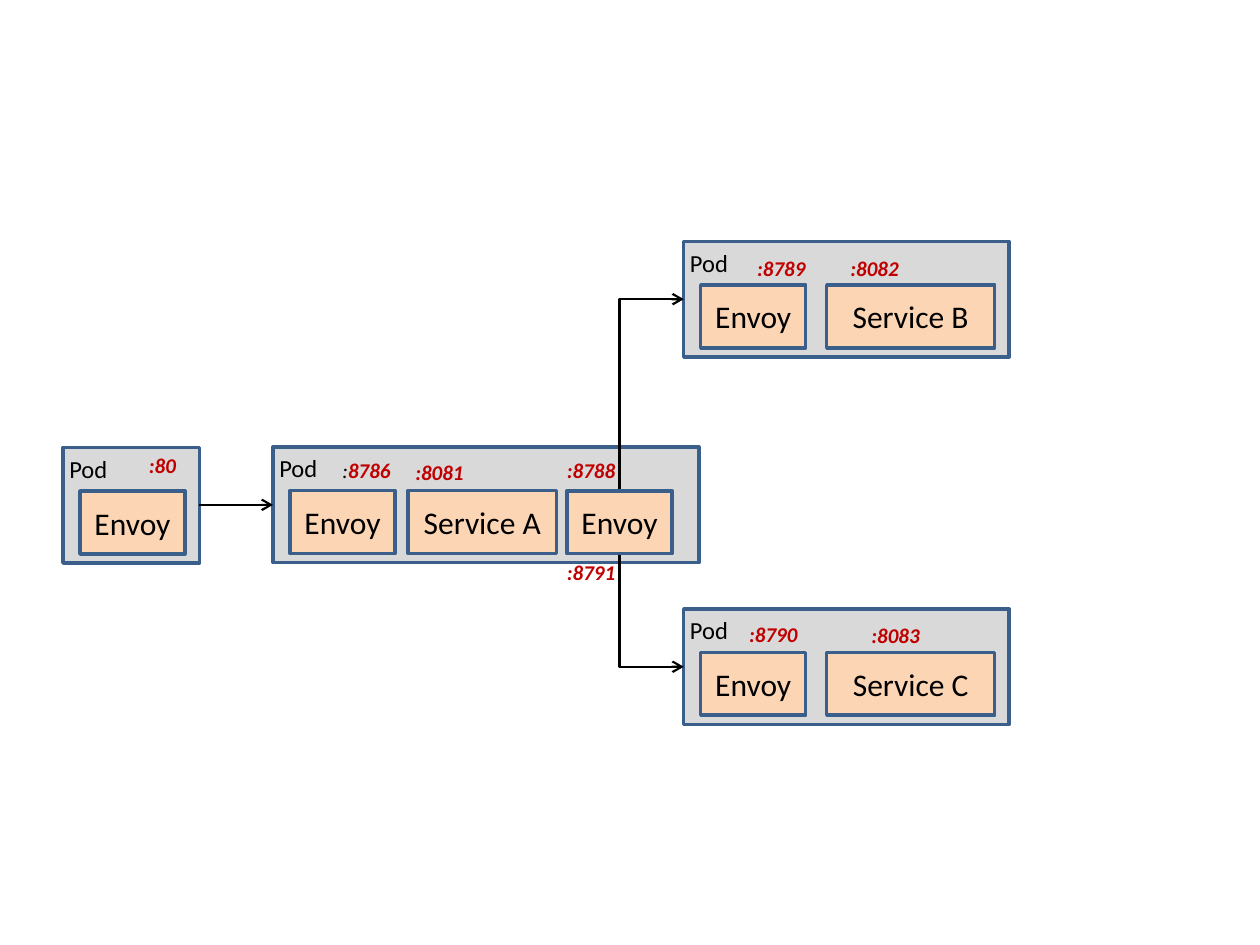
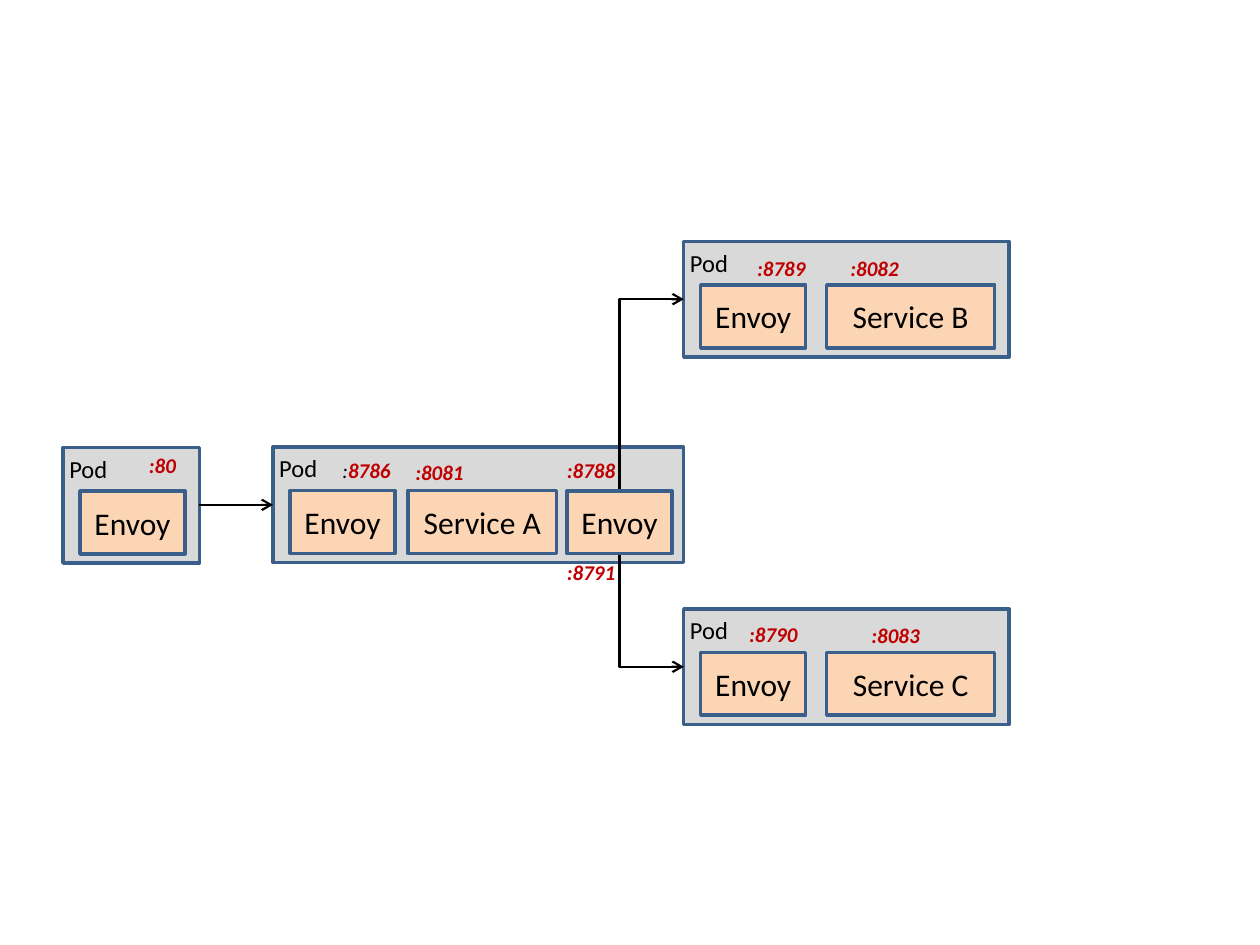
Before and after one commit to sibendu/envoy_servicemesh, a slide deck: slide 1 of diagram.pptx. Drawn at 1260x945 pixels with LibreOffice and Linux fonts; fonts in the diff are those of the drawing. Boxes give left, top, right and bottom in pixels: in the first picture for what was removed or moved away, otherwise in the second. Text is boxed around its words. In the diff, an @@ line names an element or a change of style, - is before the commit and + after.

```diff
--- a/diagram.pptx
+++ b/diagram.pptx
@@ rectangle "Pod": place and size @@
-rectangle "Pod" at [273, 447, 699, 563]
+rectangle "Pod" at [273, 447, 684, 563]
```
Also in this commit, not shown: 1 other file.
